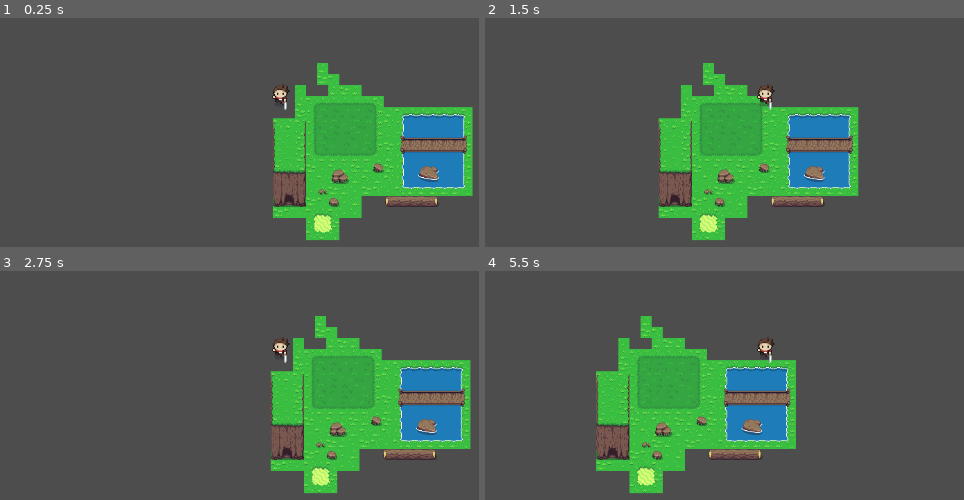
Above: before the commit, frames 1-4 (two rows, left to right).
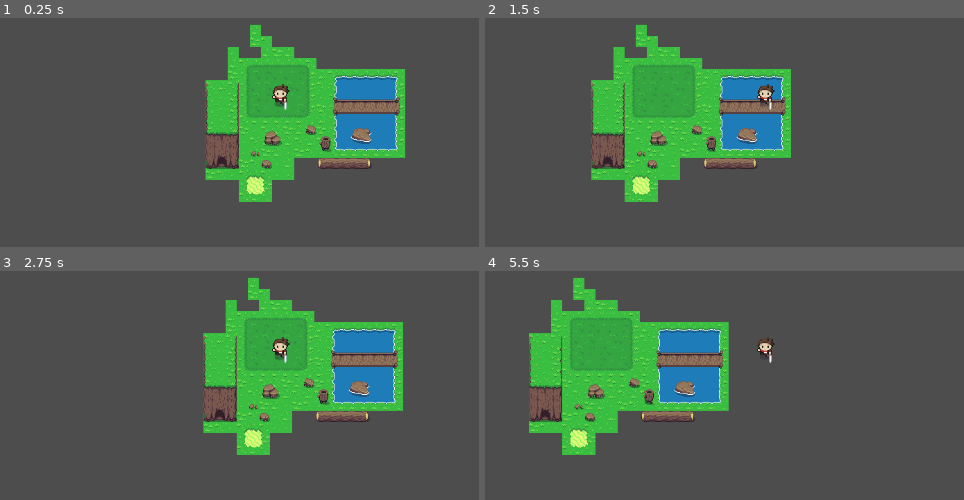
Above: after the commit, the same moments.

Repository: KalebGg/GameDesign1
Game: Godot game, scene res://td_world_1.tscn
The game is run twice, just before and just after one commit, with the same random seed, the same clock (stepped at 60 frames per second) and the same inputs. This scene is started directly instead of the project's main scene.
Inputs (mouse positions are in pixels of both pictures, inside the frame that each line leads up to):
- Up to frame 1 (0.25 s): no input
- Up to frame 2 (1.5 s): tap Enter (ui_accept) at 0.5, 0.77 s; move the mouse to (901, 56) at 0.52 s; hold Right (ui_right) 0.53-1.25 s; click (901, 56) at 0.67 s; drag from (566, 102) to (686, 169) at 1.27 s
- Up to frame 3 (2.75 s): tap Enter (ui_accept) at 2 s; move the mouse to (outside the picture) at 2.02 s; hold Left (ui_left) from 2.03 s (still down)
- Up to frame 4 (5.5 s): release Left (ui_left) at 2.75 s; drag from (686, 422) to (outside the picture) at 2.77 s; tap Enter (ui_accept) at 3.5, 3.77, 5 s; move the mouse to (outside the picture) at 3.52 s; hold Right (ui_right) 3.53-4.25 s; drag from (outside the picture) to (outside the picture) at 4.27 s; move the mouse to (762, 332) at 5.02 s; hold Right (ui_right) from 5.03 s (still down); click (762, 332) at 5.17 s

The runs differ from the first frame. In frame 1, 29% of the frame differs, in the area x 42-99%, y 3-97%; in frame 2, 29%; in frame 3, 29%; in frame 4, 30%, in the area x 9-65%, y 3-97%.
Error after the commit: Invalid call. Nonexistent function 'movr_toward' in base 'Vector2'. (res://td_enemy.gd:97)

Commit message:
enemy and player

Diff:
--- /dev/null
+++ b/td_enemy.gd
@@ -0,0 +1,98 @@
+extends CharacterBody2D
+
+
+const SPEED = 60.0
+var MAX_HEALTH = 30.0
+var HEALTH = MAX_HEALTH
+var DAMAGE = 10.0
+var AI_STATE = STATES.IDLE
+
+enum STATES { IDLE=0, UP, DOWN, LEFT, RIGHT,
+			  UP_L, UP_R, DOWN_L, DOWN_R, DAMAGED }
+
+var state_directions = [
+	Vector2.ZERO,
+	Vector2.UP,
+	Vector2.DOWN,
+	Vector2.LEFT,
+	Vector2.RIGHT,
+	Vector2(-1, -1).normalized(),  # UL
+	Vector2(1, -1).normalized(),   # UR
+	Vector2(-1, 1).normalized(),   # DL
+	Vector2(1, 1).normalized(),    # DR
+	Vector2.ZERO,
+]
+
+var state_animations = [
+	"",
+	"e_walk_up",
+	"e_walk_down",
+	"e_walk_left",
+	"e_walk_right",
+	"e_walk_left",
+	"e_walk_right",
+	"e_walk_left",
+	"e_walk_right",
+	"",
+]
+
+var inertia = Vector2()
+var ai_timer_max = 0.5
+var ai_timer = ai_timer_max - randi() % 5
+var damage_lock = 0.0
+var animation_lock = 0.0
+var knockback = 128.0
+var vision_distance = 50.0
+var money_value = 5.0
+
+signal recovered
+@onready var raycastR = $RayCast2DR
+@onready var raycastL = $RayCast2DL
+@onready var raycastM = $RayCast2DM
+
+@onready var anim_player = $AnimatedSprite2D
+
+func turn_toward_player_location(location: Vector2):
+	#TODO
+	pass
+
+func take_damage(dmg, attacker=null):
+	#TODO
+	pass
+
+func _physics_process(delta):
+	animation_lock = max(animation_lock - delta, 0.0)
+	damage_lock = max(damage_lock - delta, 0.0)
+	if int(AI_STATE) >= 1 and int(AI_STATE) <= 8:
+		var raydir = state_directions[int(AI_STATE)]
+		raycastM.taget_position = raydir * vision_distance
+		raycastL.target_position = \
+			raydir.rotation(deg_to_rad(-45)).normalized() * vision_distance
+		raycastR.target_position = \
+			raydir.rotation(deg_to_rad(45)).normalized() * vision_distance
+	if animation_lock == 0.0:
+		# TODO: recover from damage
+		# TODO: damage player
+
+		ai_timer = clamp(ai_timer - delta, 0.0, ai_timer_max)
+		if ai_timer == 0.0:
+			if AI_STATE == STATES.IDLE:
+				var rnd_move = randi() % 4
+				AI_STATE = STATES.values()[rnd_move+1]
+			else:
+				AI_STATE = STATES.IDLE
+			ai_timer = ai_timer_max
+
+		var direction = state_directions[int(AI_STATE)]
+		velocity = direction * SPEED
+
+		var anim = state_animations[int(AI_STATE)]
+		if anim and not anim_player.is_playing():
+			anim_player.play(anim)
+		if AI_STATE == STATES.IDLE and anim_player.is_playing():
+			anim_player.stop()
+
+		velocity += inertia
+		move_and_slide()
+		inertia = inertia.movr_toward(Vector2(), delta * 1000.0)
+	pass
--- /dev/null
+++ b/td_enemy.tscn
@@ -0,0 +1,185 @@
+[gd_scene load_steps=23 format=3 uid="uid://dfx5t41cnwp35"]
+
+[ext_resource type="Script" path="res://td_enemy.gd" id="1_slpdo"]
+[ext_resource type="Texture2D" uid="uid://dqm50nd5cy7oq" path="res://assets/sprites/zeldalike/log.png" id="2_tyj87"]
+
+[sub_resource type="RectangleShape2D" id="RectangleShape2D_qjr7t"]
+size = Vector2(20, 25)
+
+[sub_resource type="RectangleShape2D" id="RectangleShape2D_1cgue"]
+size = Vector2(30, 31)
+
+[sub_resource type="AtlasTexture" id="AtlasTexture_eh88h"]
+atlas = ExtResource("2_tyj87")
+region = Rect2(0, 0, 32, 32)
+
+[sub_resource type="AtlasTexture" id="AtlasTexture_ygnha"]
+atlas = ExtResource("2_tyj87")
+region = Rect2(32, 0, 32, 32)
+
+[sub_resource type="AtlasTexture" id="AtlasTexture_emln6"]
+atlas = ExtResource("2_tyj87")
+region = Rect2(64, 0, 32, 32)
+
+[sub_resource type="AtlasTexture" id="AtlasTexture_fke4n"]
+atlas = ExtResource("2_tyj87")
+region = Rect2(96, 0, 32, 32)
+
+[sub_resource type="AtlasTexture" id="AtlasTexture_yyfan"]
+atlas = ExtResource("2_tyj87")
+region = Rect2(0, 96, 32, 32)
+
+[sub_resource type="AtlasTexture" id="AtlasTexture_by0vt"]
+atlas = ExtResource("2_tyj87")
+region = Rect2(32, 96, 32, 32)
+
+[sub_resource type="AtlasTexture" id="AtlasTexture_78m5v"]
+atlas = ExtResource("2_tyj87")
+region = Rect2(64, 96, 32, 32)
+
+[sub_resource type="AtlasTexture" id="AtlasTexture_1e0aj"]
+atlas = ExtResource("2_tyj87")
+region = Rect2(96, 96, 32, 32)
+
+[sub_resource type="AtlasTexture" id="AtlasTexture_maowu"]
+atlas = ExtResource("2_tyj87")
+region = Rect2(0, 64, 32, 32)
+
+[sub_resource type="AtlasTexture" id="AtlasTexture_ygd4f"]
+atlas = ExtResource("2_tyj87")
+region = Rect2(32, 64, 32, 32)
+
+[sub_resource type="AtlasTexture" id="AtlasTexture_50lid"]
+atlas = ExtResource("2_tyj87")
+region = Rect2(64, 64, 32, 32)
+
+[sub_resource type="AtlasTexture" id="AtlasTexture_tm1q3"]
+atlas = ExtResource("2_tyj87")
+region = Rect2(96, 64, 32, 32)
+
+[sub_resource type="AtlasTexture" id="AtlasTexture_xtc53"]
+atlas = ExtResource("2_tyj87")
+region = Rect2(0, 32, 32, 32)
+
+[sub_resource type="AtlasTexture" id="AtlasTexture_qdvyt"]
+atlas = ExtResource("2_tyj87")
+region = Rect2(32, 32, 32, 32)
+
+[sub_resource type="AtlasTexture" id="AtlasTexture_aj1la"]
+atlas = ExtResource("2_tyj87")
+region = Rect2(64, 32, 32, 32)
+
+[sub_resource type="AtlasTexture" id="AtlasTexture_ivec6"]
+atlas = ExtResource("2_tyj87")
+region = Rect2(96, 32, 32, 32)
+
+[sub_resource type="AtlasTexture" id="AtlasTexture_26uej"]
+atlas = ExtResource("2_tyj87")
+region = Rect2(0, 64, 32, 32)
+
+[sub_resource type="SpriteFrames" id="SpriteFrames_q0gux"]
+animations = [{
+"frames": [{
+"duration": 1.0,
+"texture": SubResource("AtlasTexture_eh88h")
+}, {
+"duration": 1.0,
+"texture": SubResource("AtlasTexture_ygnha")
+}, {
+"duration": 1.0,
+"texture": SubResource("AtlasTexture_emln6")
+}, {
+"duration": 1.0,
+"texture": SubResource("AtlasTexture_fke4n")
+}],
+"loop": true,
+"name": &"e_walk_down",
+"speed": 5.0
+}, {
+"frames": [{
+"duration": 1.0,
+"texture": SubResource("AtlasTexture_yyfan")
+}, {
+"duration": 1.0,
+"texture": SubResource("AtlasTexture_by0vt")
+}, {
+"duration": 1.0,
+"texture": SubResource("AtlasTexture_78m5v")
+}, {
+"duration": 1.0,
+"texture": SubResource("AtlasTexture_1e0aj")
+}],
+"loop": true,
+"name": &"e_walk_left",
+"speed": 5.0
+}, {
+"frames": [{
+"duration": 1.0,
+"texture": SubResource("AtlasTexture_maowu")
+}, {
+"duration": 1.0,
+"texture": SubResource("AtlasTexture_ygd4f")
+}, {
+"duration": 1.0,
+"texture": SubResource("AtlasTexture_50lid")
+}, {
+"duration": 1.0,
+"texture": SubResource("AtlasTexture_tm1q3")
+}],
+"loop": true,
+"name": &"e_walk_right",
+"speed": 5.0
+}, {
+"frames": [{
+"duration": 1.0,
+"texture": SubResource("AtlasTexture_xtc53")
+}, {
+"duration": 1.0,
+"texture": SubResource("AtlasTexture_qdvyt")
+}, {
+"duration": 1.0,
+"texture": SubResource("AtlasTexture_aj1la")
+}, {
+"duration": 1.0,
+"texture": SubResource("AtlasTexture_ivec6")
+}],
+"loop": true,
+"name": &"e_walk_up",
+"speed": 5.0
+}, {
+"frames": [{
+"duration": 1.0,
+"texture": SubResource("AtlasTexture_26uej")
+}],
+"loop": true,
+"name": &"idle",
+"speed": 5.0
+}]
+
+[node name="td_enemy" type="CharacterBody2D"]
+script = ExtResource("1_slpdo")
+
+[node name="CollisionShape2D" type="CollisionShape2D" parent="."]
+position = Vector2(0, -1.5)
+shape = SubResource("RectangleShape2D_qjr7t")
+debug_color = Color(0.941176, 0.121569, 0.517647, 0.419608)
+
+[node name="Area2D" type="Area2D" parent="."]
+
+[node name="CollisionShape2D" type="CollisionShape2D" parent="Area2D"]
+position = Vector2(0, -1.5)
+shape = SubResource("RectangleShape2D_1cgue")
+
+[node name="AnimatedSprite2D" type="AnimatedSprite2D" parent="."]
+position = Vector2(0, -2)
+sprite_frames = SubResource("SpriteFrames_q0gux")
+animation = &"e_walk_left"
+
+[node name="RayCast2DM" type="RayCast2D" parent="."]
+target_position = Vector2(-38, 0)
+
+[node name="RayCast2DL" type="RayCast2D" parent="."]
+target_position = Vector2(-36, 14)
+
+[node name="RayCast2DR" type="RayCast2D" parent="."]
+target_position = Vector2(-34, -15)
--- a/td_world_1.tscn
+++ b/td_world_1.tscn
@@ -1,7 +1,8 @@
-[gd_scene load_steps=5 format=3 uid="uid://d30b5mvr8ugic"]
+[gd_scene load_steps=6 format=3 uid="uid://d30b5mvr8ugic"]
 
 [ext_resource type="Texture2D" uid="uid://bji2kukajsj58" path="res://assets/sprites/zeldalike/Overworld.png" id="1_8p62c"]
 [ext_resource type="PackedScene" uid="uid://dhh4bhidbdogx" path="res://td_player.tscn" id="2_52bdy"]
+[ext_resource type="PackedScene" uid="uid://dfx5t41cnwp35" path="res://td_enemy.tscn" id="3_jqq2t"]
 
 [sub_resource type="TileSetAtlasSource" id="TileSetAtlasSource_yrc1g"]
 texture = ExtResource("1_8p62c")
@@ -1098,3 +1099,7 @@
 layer_1/tile_data = PackedInt32Array(262137, 262144, 12, 262138, 327680, 12, 262139, 393216, 12, 327675, 393216, 13, 32 …(759 unchanged characters)…
 
 [node name="td_player" parent="." instance=ExtResource("2_52bdy")]
+position = Vector2(97, 55)
+
+[node name="td_enemy" parent="." instance=ExtResource("3_jqq2t")]
+position = Vector2(221, 148)
